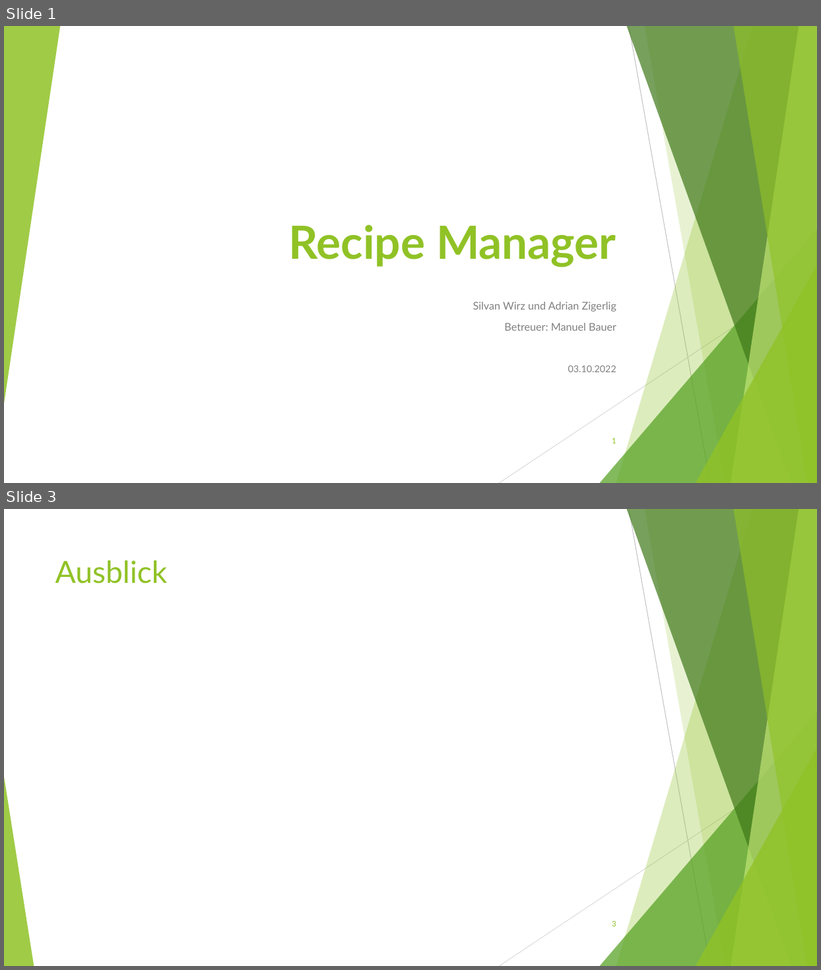
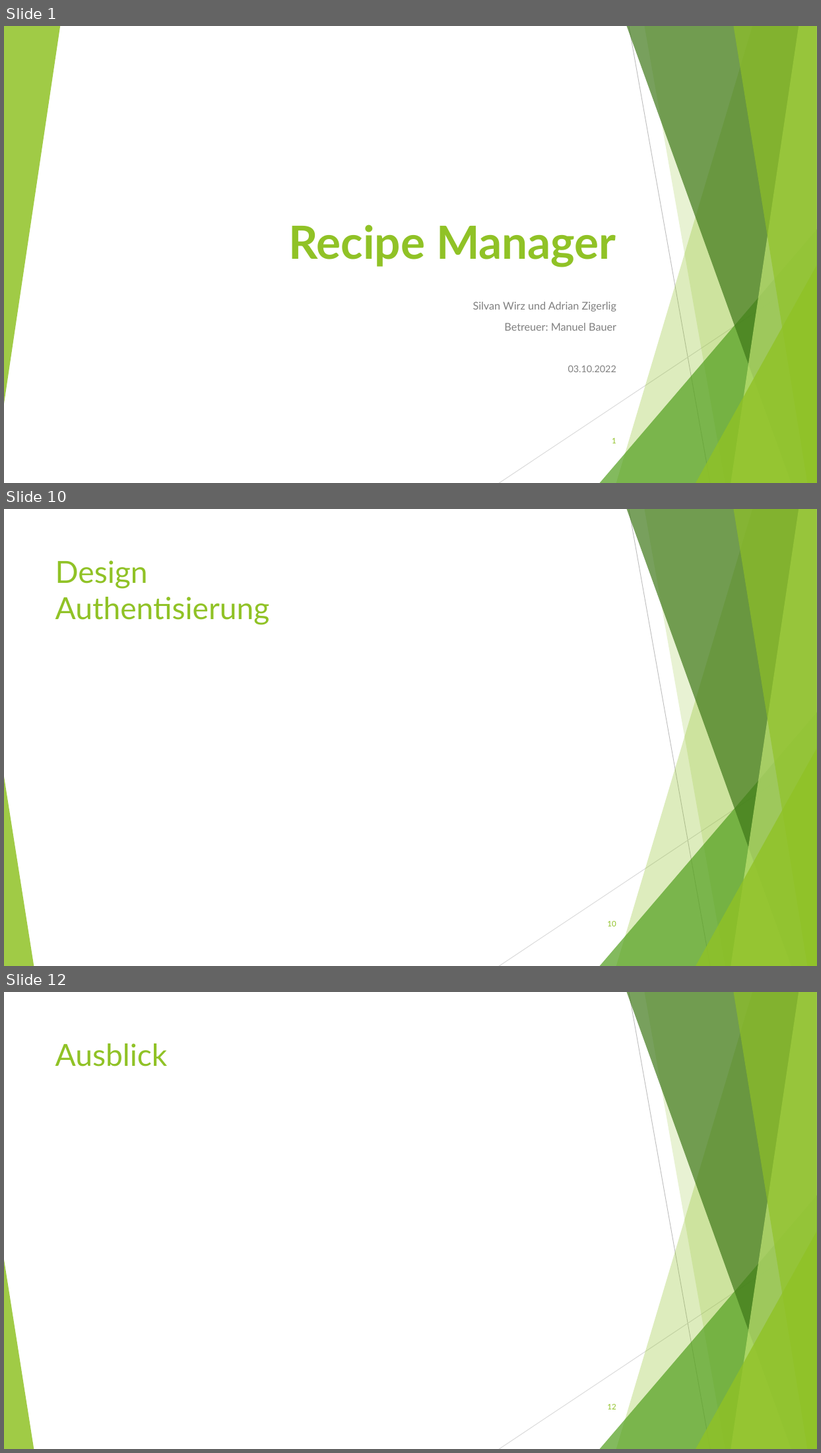
Before and after one commit to BirbsOfPrey/RecipeManager-Project, a slide deck: Präsentation/RecipeManager_Präsentation.pptx. Shown one above the other, each under a label of ours: slides 1 and 3 before the commit, slides 1, 10 and 12 after it; the slides between them are not shown. The pictures are 821x970 and 821x1453 pixels, drawn with LibreOffice and Linux fonts; fonts in the diff are those of the drawing. Boxes give left, top, right and bottom in pixels: in the first picture for what was removed or moved away, otherwise in the second. Text is boxed around its words. In the diff, an @@ line names an element or a change of style, - is before the commit and + after.

```diff
--- a/Präsentation/RecipeManager_Präsentation.pptx
+++ b/Präsentation/RecipeManager_Präsentation.pptx
@@ slide 10 added at [4, 509, 817, 966], background #FFFFFF; not listed: 10 template elements that a slide beside it also shows @@
@@ title added at [55, 560, 270, 625], 36 pt, text #90C226 @@
+Design
+Authentisierung
@@ page number added at [607, 921, 616, 927], 9 pt, text #90C226 @@
+10
@@ what was slide 3 is now slide 12 @@
@@ page number at [607, 1404, 616, 1410]: text changed @@
-3
+12
```
Also in this commit, not shown: 1 slide changed, 8 other slides added.
